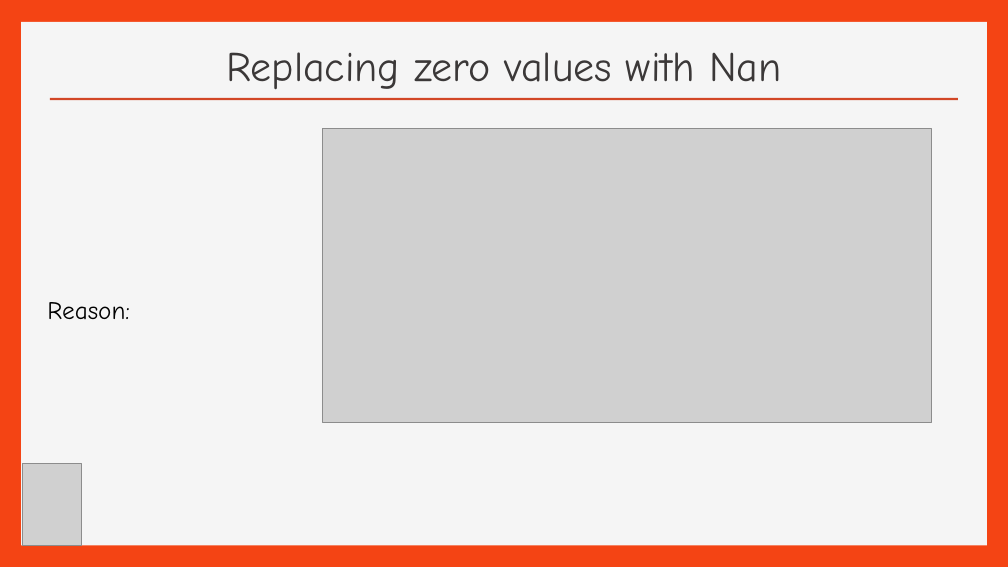
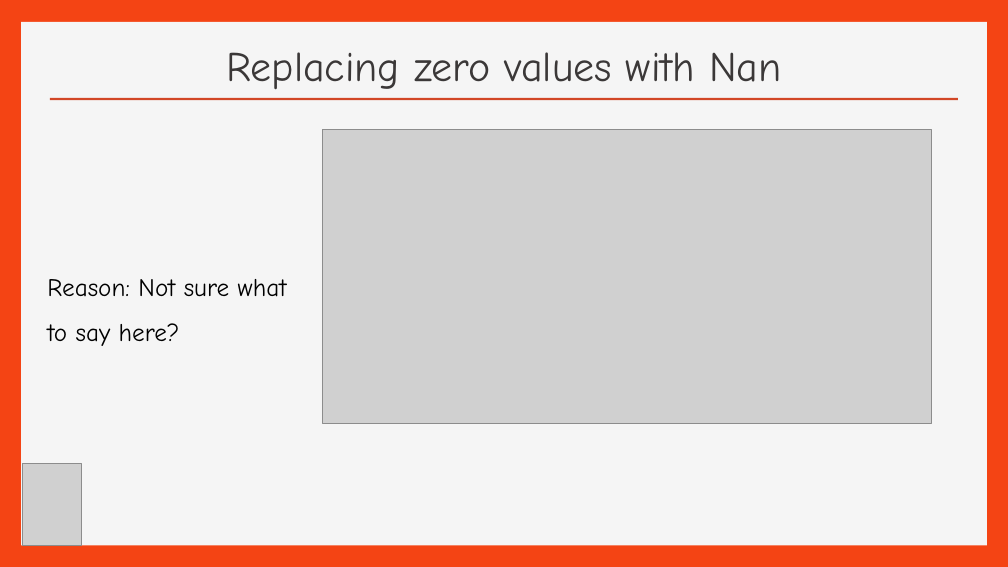
Before and after one commit to efreier12/Final-Project, a slide deck: slide 6 of Pima Indian Diabetes ( Final Project).ppt. Drawn at 1008x567 pixels with LibreOffice and Linux fonts; fonts in the diff are those of the drawing; grey boxes stand for pictures; background and template pictures are left out. Boxes give left, top, right and bottom in pixels: in the first picture for what was removed or moved away, otherwise in the second. Text is boxed around its words. In the diff, an @@ line names an element or a change of style, - is before the commit and + after.

```diff
--- a/Pima Indian Diabetes ( Final Project).ppt
+++ b/Pima Indian Diabetes ( Final Project).ppt
@@ text at [47, 279, 287, 346]: text changed @@
-Reason:
+Reason: Not sure what to say here?
```
Also in this commit, not shown: 6 other slides changed.
